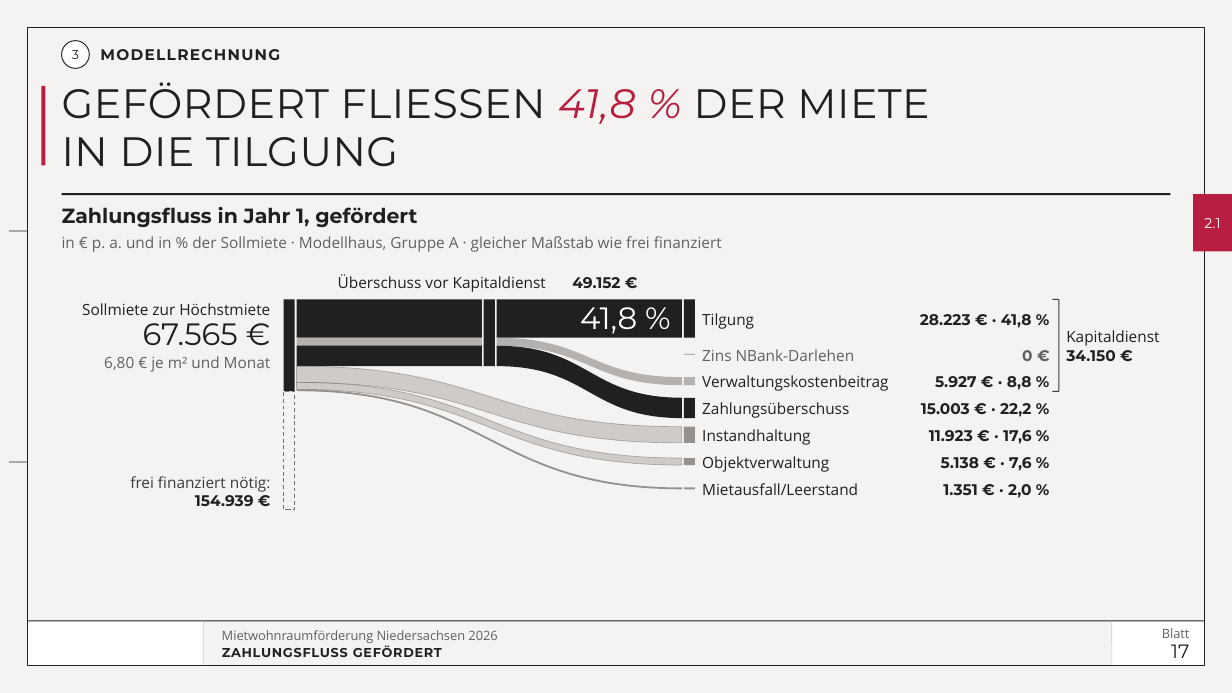
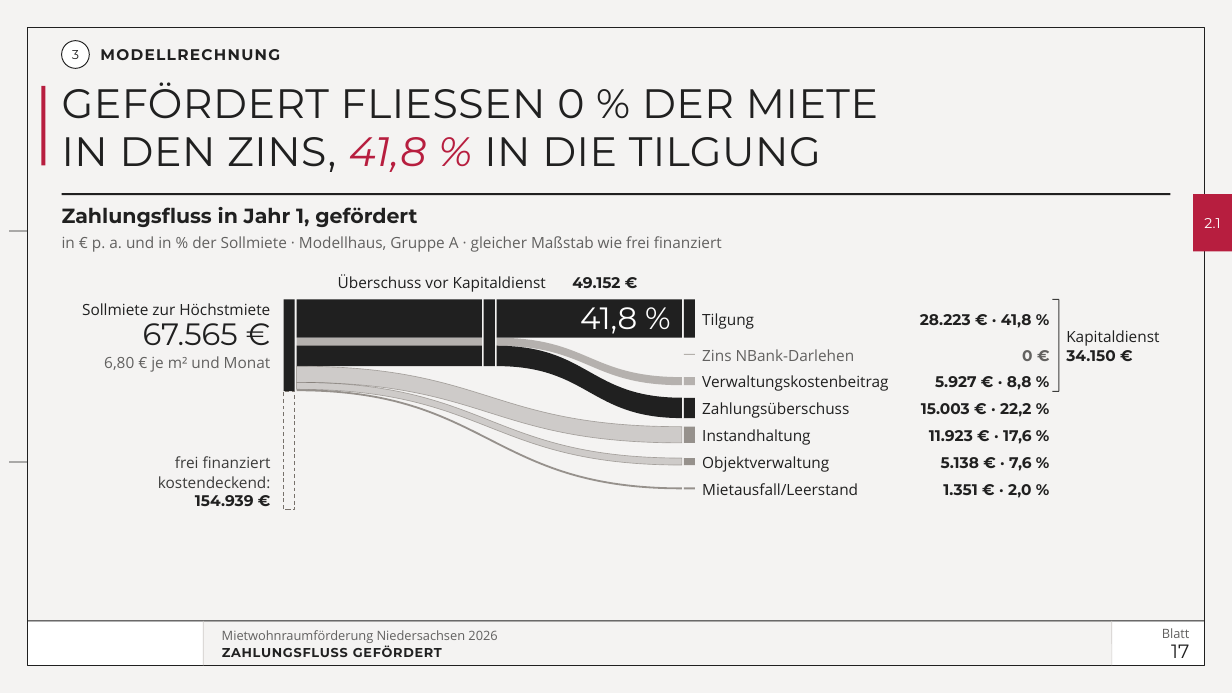
Before and after one commit to vgedaschko/NBank, a slide deck: slide 17 of praesentation/dist/PGN-Mietwohnraumfoerderung-Niedersachsen-2026-Vortrag.pptx. Drawn at 1232x693 pixels with LibreOffice and Linux fonts; fonts in the diff are those of the drawing; background and template pictures are left out. Boxes give left, top, right and bottom in pixels: in the first picture for what was removed or moved away, otherwise in the second. Text is boxed around its words. In the diff, an @@ line names an element or a change of style, - is before the commit and + after.

```diff
--- a/praesentation/dist/PGN-Mietwohnraumfoerderung-Niedersachsen-2026-Vortrag.pptx
+++ b/praesentation/dist/PGN-Mietwohnraumfoerderung-Niedersachsen-2026-Vortrag.pptx
@@ title at <box>62,82,878,172</box>: text changed @@
-GEFÖRDERT FLIESSEN 41,8 % DER MIETE
-IN DIE TILGUNG
+GEFÖRDERT FLIESSEN 0 % DER MIETE
+IN DEN ZINS, 41,8 % IN DIE TILGUNG
@@ text added at <box>158,476,271,488</box>, 12 pt, text #3C3C3B @@
+kostendeckend:
@@ text at <box>175,456,271,468</box>: text changed @@
-frei finanziert nötig:
+frei finanziert
```
Also in this commit, not shown: 11 other slides changed, 20 other files.
